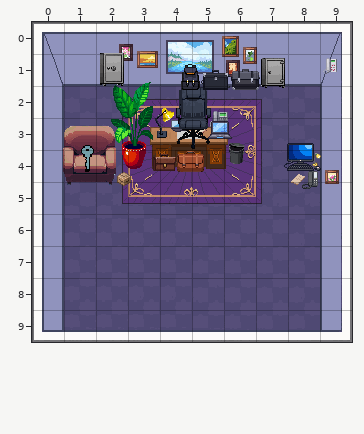
One commit to this Tiled map (JSON): assets/rooms/room_ceo2.tmj. The first picture shows the starting point.
Cells are 32x32 px. Shown: x 0..9, y 0..9. Not drawn, because the pictures are missing: unchanged layer "doors".
Now the later version:
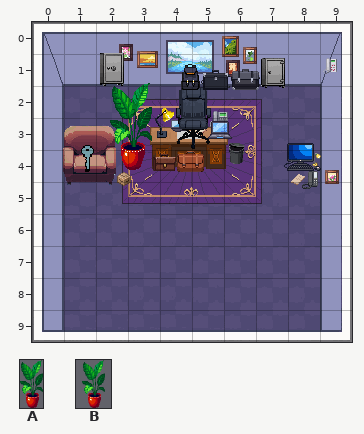
Key: from "objects": A 234 "plant-large13", B 310 "plant-large13-top-ani1".
Objects are placed by their top-left corner, in cells (3,4 is the top-left corner of cell 3,4); size is 1x1 cell unless given.
Difference:
Layer "items":
A new object: B "plant-large13-top-ani1" at 2.1,1.9 size 2x2.8.
Object A "plant-large13" at 2.5,1.8 size 1.3x2.8 is removed.
Boxes around the changes in both pictures, in picture pixels (x1, y1, x2, y2):
changed: (110, 82, 153, 170)
